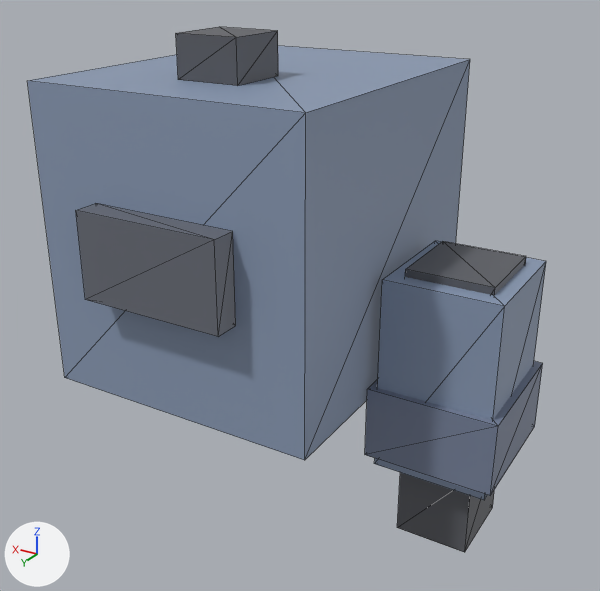
What one commit did to the glTF model scenes/mecha/parts/arm_right/tankmech_arm_right.glb.
Both versions are drawn from a camera (50 mm lens) standing at (-0.96, 2.82, 1.15) and looking at (0.65, 0.14, -0.2). The axes (+X, +Y, +Z) are drawn at lower left. The lights are the same throughout. The older version comes first. Mesh edges are drawn as thin lines.

The first picture shows 'armR_forearm', 'armR_forearm_fist', 'armR_forearm_plate', 'armR_pauldron', 'armR_pauldron_thruster', 'armR_pauldron_vent_front', 'armR_upper'.
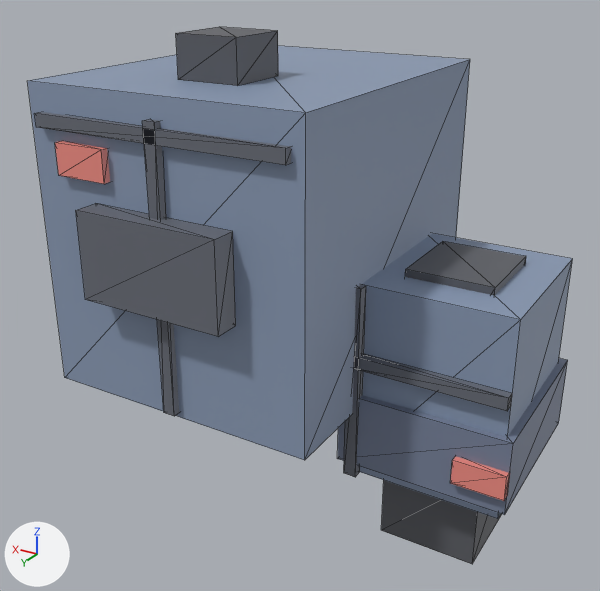
Location of each change, (x1, y1, x2, y2) in pixels of the pictures (600 x 591 px):
'armR_forearm', rescaled (24% wider, 10% taller): before (374, 241, 546, 500); after (360, 233, 573, 519)
'armR_forearm_plate', rescaled (30% wider, 16% taller): before (365, 361, 543, 496); after (337, 358, 568, 515)
'armR_forearm_fist', moved, rescaled: before (397, 473, 494, 552); after (381, 480, 502, 564)
'armR_pauldron_line_h', added: after (35, 112, 291, 165)
'armR_pauldron_line_v', added: after (142, 119, 179, 416)
'armR_forearm_line_h', added: after (354, 354, 512, 411)
'armR_forearm_line_v', added: after (344, 285, 366, 477)
'armR_pauldron_accent', added (pink): after (55, 141, 110, 184)
'armR_forearm_accent', added (pink): after (450, 456, 510, 501)

The change, as a diff of the scene's bpy script:
```diff
--- a/scenes/mecha/parts/arm_right/tankmech_arm_right.glb.py
+++ b/scenes/mecha/parts/arm_right/tankmech_arm_right.glb.py
@@ mat_defaultmaterial_015 @@
+mat_defaultmaterial_015 = bpy.data.materials.new('DefaultMaterial.015')
+mat_defaultmaterial_015.use_nodes = True; mat_defaultmaterial_015.node_tree.nodes.clear()
+_N = mat_defaultmaterial_015.node_tree.nodes; _L = mat_defaultmaterial_015.node_tree.links
+n0 = _N.new('ShaderNodeOutputMaterial'); n0.name = 'Material Output'
+n1 = _N.new('ShaderNodeBsdfPrincipled'); n1.name = 'Principled BSDF'
+n2 = _N.new('ShaderNodeVertexColor'); n2.name = 'Color Attribute'
+_L.new(n1.outputs[0], n0.inputs[0])  # 'BSDF' to 'Surface'
+_L.new(n2.outputs[0], n1.inputs[0])  # 'Color' to 'Base Color'
@@ mat_defaultmaterial_014 @@
+mat_defaultmaterial_014 = bpy.data.materials.new('DefaultMaterial.014')
+mat_defaultmaterial_014.use_nodes = True; mat_defaultmaterial_014.node_tree.nodes.clear()
+_N = mat_defaultmaterial_014.node_tree.nodes; _L = mat_defaultmaterial_014.node_tree.links
+n0 = _N.new('ShaderNodeOutputMaterial'); n0.name = 'Material Output'
+n1 = _N.new('ShaderNodeBsdfPrincipled'); n1.name = 'Principled BSDF'
+n2 = _N.new('ShaderNodeVertexColor'); n2.name = 'Color Attribute'
+_L.new(n1.outputs[0], n0.inputs[0])  # 'BSDF' to 'Surface'
+_L.new(n2.outputs[0], n1.inputs[0])  # 'Color' to 'Base Color'
@@ mat_defaultmaterial_013 @@
+mat_defaultmaterial_013 = bpy.data.materials.new('DefaultMaterial.013')
+mat_defaultmaterial_013.use_nodes = True; mat_defaultmaterial_013.node_tree.nodes.clear()
+_N = mat_defaultmaterial_013.node_tree.nodes; _L = mat_defaultmaterial_013.node_tree.links
+n0 = _N.new('ShaderNodeOutputMaterial'); n0.name = 'Material Output'
+n1 = _N.new('ShaderNodeBsdfPrincipled'); n1.name = 'Principled BSDF'
+n2 = _N.new('ShaderNodeVertexColor'); n2.name = 'Color Attribute'
+_L.new(n1.outputs[0], n0.inputs[0])  # 'BSDF' to 'Surface'
+_L.new(n2.outputs[0], n1.inputs[0])  # 'Color' to 'Base Color'
@@ me_armr_forearm @@
-me_armr_forearm.from_pydata(...)  # 8 vertices, 12 faces; spans x -0.23..0.23, y -0.25..0.25, z -0.8..0.0
+me_armr_forearm.from_pydata(...)  # 8 vertices, 12 faces; spans x -0.31..0.31, y -0.33..0.33, z -0.8..0.0
+# me_armr_forearm part 1: the whole mesh is scaled about its middle by (1.35, 1.32, 1)
 me_armr_forearm.materials.append(mat_defaultmaterial_007)
@@ me_armr_forearm_plate @@
-me_armr_forearm_plate.from_pydata(...)  # 8 vertices, 12 faces; spans x -0.26..0.26, y -0.28..0.28, z -0.75..-0.45
+me_armr_forearm_plate.from_pydata(...)  # 8 vertices, 12 faces; spans x -0.34..0.34, y -0.36..0.36, z -0.75..-0.45
+# me_armr_forearm_plate part 2: the whole mesh is scaled about its middle by (1.31, 1.29, 1)
 me_armr_forearm_plate.materials.append(mat_defaultmaterial_008)
@@ me_armr_forearm_fist @@
-me_armr_forearm_fist.from_pydata(...)  # 8 vertices, 12 faces; spans x -0.15..0.15, y -0.17..0.17, z -1.14..-0.78
+me_armr_forearm_fist.from_pydata(...)  # 8 vertices, 12 faces; spans x -0.2..0.2, y -0.22..0.22, z -1.14..-0.74
+# me_armr_forearm_fist part 3: the whole mesh is scaled about its middle by (1.33, 1.29, 1.11), then moved by (0.0, 0.0, 0.02)
 me_armr_forearm_fist.materials.append(mat_defaultmaterial_009)
@@ ob_armr_forearm_accent @@
+ob_armr_forearm_accent = bpy.data.objects.new('armR_forearm_accent', me_armr_forearm_accent)  # a box spanning x -0.34..-0.14, y 0.35..0.39, z -0.67..-0.57
+ob_armr_forearm_accent.location = (0.0, 0.0, 0.0)
@@ ob_armr_forearm_line_v @@
+ob_armr_forearm_line_v = bpy.data.objects.new('armR_forearm_line_v', me_armr_forearm_line_v)  # a box spanning x 0.255..0.305, y 0.33..0.37, z -0.8..0.0
+ob_armr_forearm_line_v.location = (0.0, 0.0, 0.0)
@@ ob_armr_forearm_line_h @@
+ob_armr_forearm_line_h = bpy.data.objects.new('armR_forearm_line_h', me_armr_forearm_line_h)  # a box spanning x -0.31..0.31, y 0.33..0.37, z -0.325..-0.275
+ob_armr_forearm_line_h.location = (0.0, 0.0, 0.0)
@@ ob_armr_pauldron_accent @@
+ob_armr_pauldron_accent = bpy.data.objects.new('armR_pauldron_accent', me_armr_pauldron_accent)  # a box spanning x 1.07..1.29, y 0.715..0.755, z 0.36..0.48
+ob_armr_pauldron_accent.location = (0.0, 0.0, 0.0)
@@ ob_armr_pauldron_line_v @@
+ob_armr_pauldron_line_v = bpy.data.objects.new('armR_pauldron_line_v', me_armr_pauldron_line_v)  # a box spanning x 0.825..0.875, y 0.715..0.755, z -0.5..0.6
+ob_armr_pauldron_line_v.location = (0.0, 0.0, 0.0)
@@ ob_armr_pauldron_line_h @@
+ob_armr_pauldron_line_h = bpy.data.objects.new('armR_pauldron_line_h', me_armr_pauldron_line_h)  # a box spanning x 0.325..1.375, y 0.715..0.755, z 0.525..0.575
+ob_armr_pauldron_line_h.location = (0.0, 0.0, 0.0)
```
